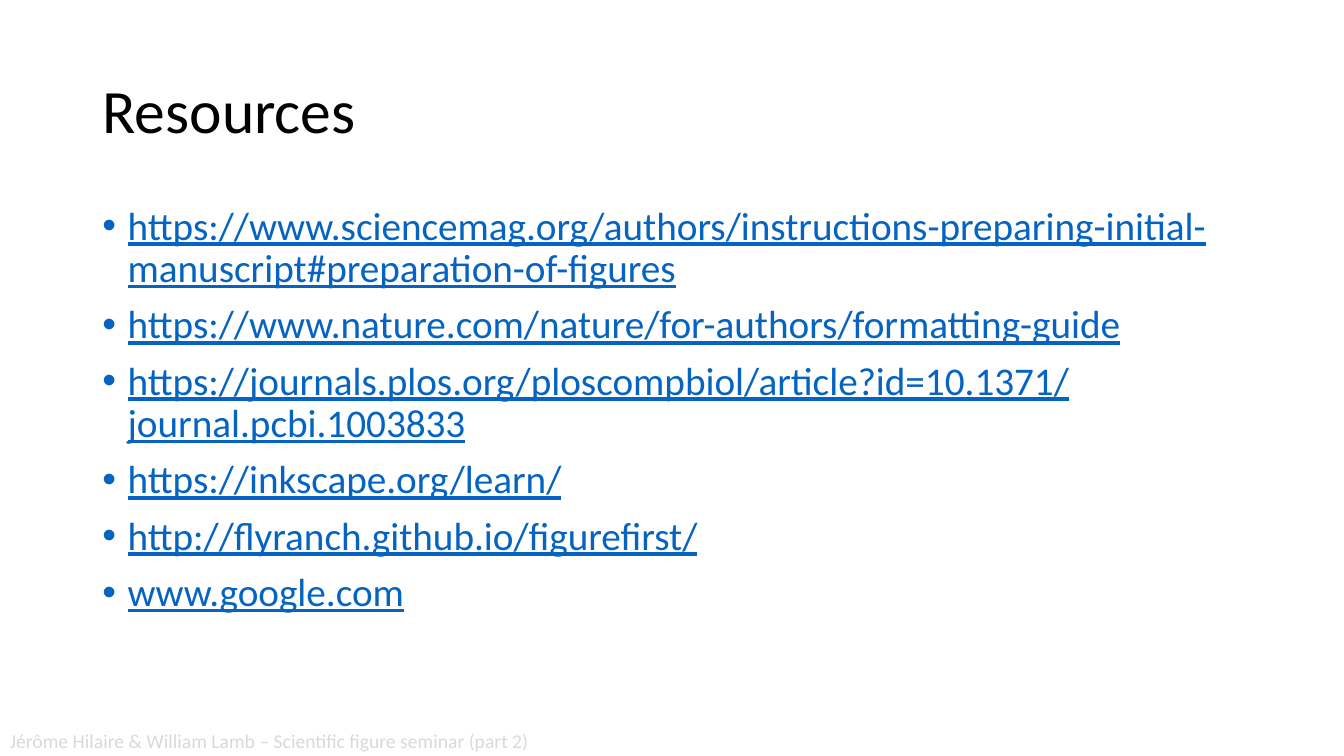
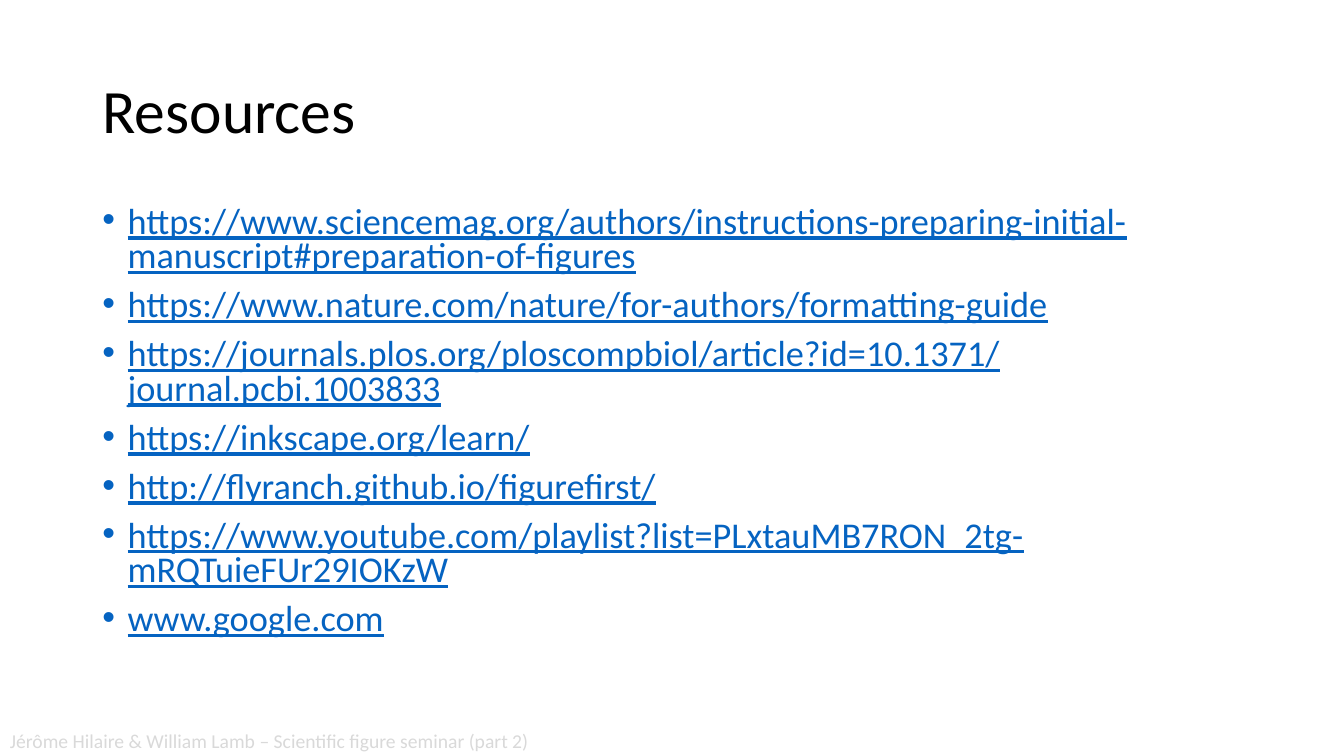
Before and after one commit to mcc-apsis/figures, a slide deck: slide 19 of Resources/Seminar part 2.pptx. Drawn at 1344x756 pixels with LibreOffice and Linux fonts; fonts in the diff are those of the drawing; background and template pictures are left out. Boxes give left, top, right and bottom in pixels: in the first picture for what was removed or moved away, otherwise in the second. Text is boxed around its words. In the diff, an @@ line names an element or a change of style, - is before the commit and + after.

Commit message:
New version of figure seminar part 2

```diff
--- a/Resources/Seminar part 2.pptx
+++ b/Resources/Seminar part 2.pptx
@@ text at box(128, 208, 1126, 638): size 28 to 25.9 pt in "https://www.sciencemag.org/authors/instructions-preparing-in ...", "https://www.nature.com/nature/for-authors/formatting-guide", "https://journals.plos.org/ploscompbiol/article?id=10.1371/jo ...", "https://inkscape.org/learn/" and 2 more places; line spacing 0.9 to 0.8 @@
@@ text at box(128, 522, 1023, 588): paragraph added @@
+• https://www.youtube.com/playlist?list=PLxtauMB7RON_2tg-mRQTuieFUr29IOKzW
```
Also in this commit, not shown: 5 other slides changed.
